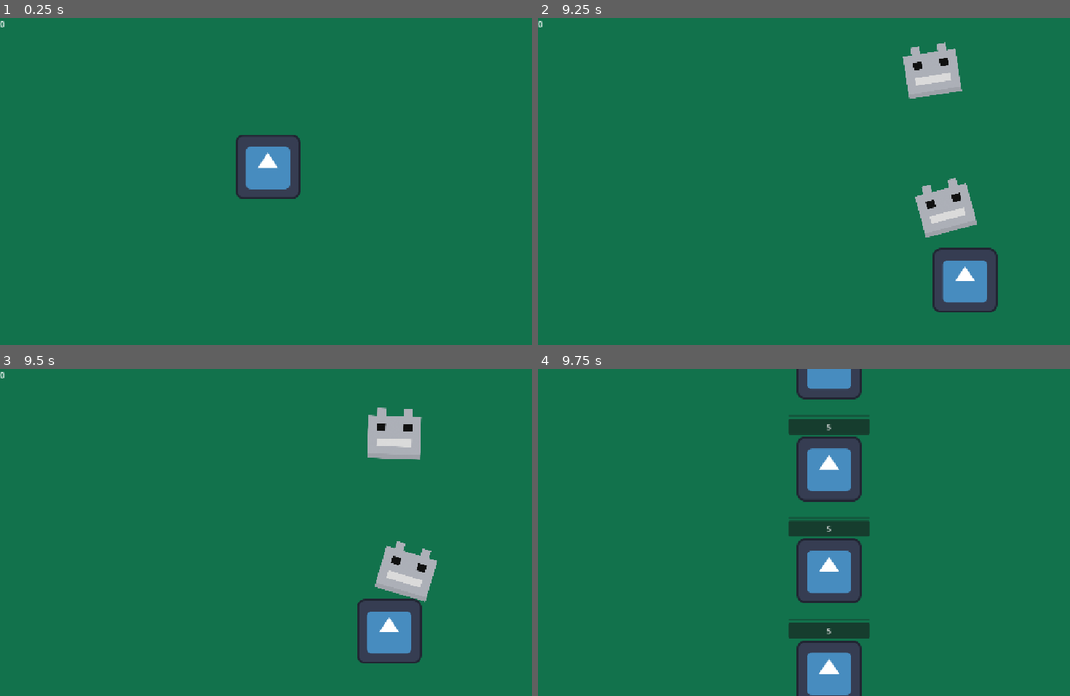
Above: before the commit, frames 1-4 (two rows, left to right).
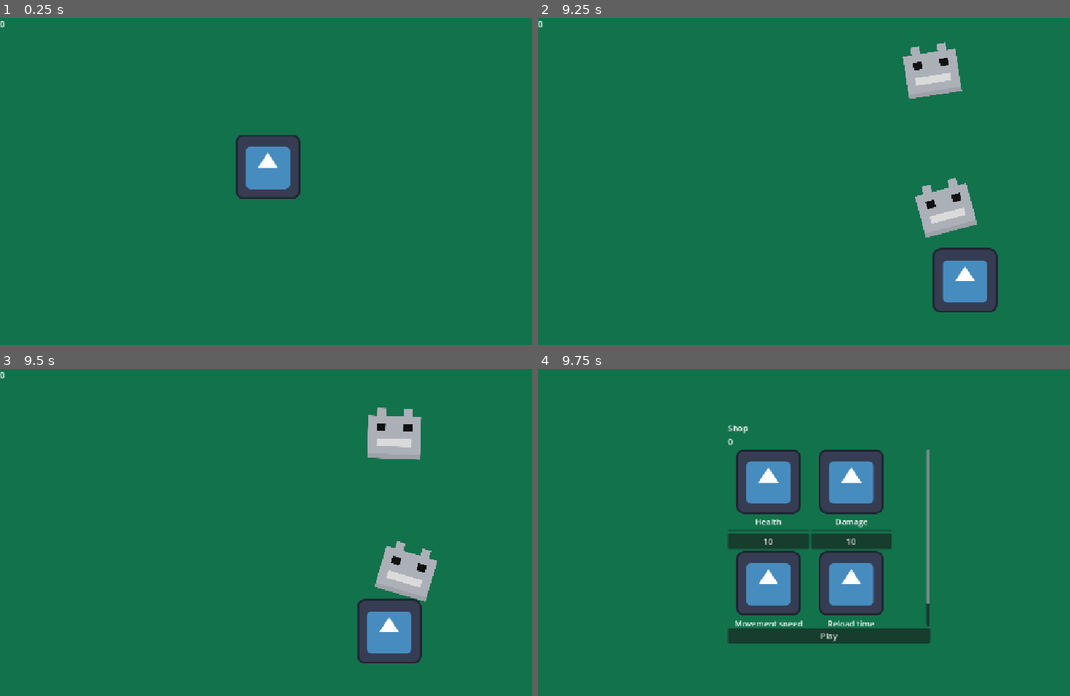
Above: after the commit, the same moments.

Repository: NxtCreator/little-archery
Game: Godot game, scene res://scenes/main.tscn
Same seed, same stepped clock (60 frames per second), same inputs: the game is played once before the commit and once after it. The engine's default icon, where the game draws it, is replaced by a stand-in: a white triangle on a blue panel in a dark square.
Inputs (mouse positions are in pixels of both pictures, inside the frame that each line leads up to):
- Up to frame 1 (0.25 s): no input
- Up to frame 2 (9.25 s): tap Enter at 0.5 s; move the mouse to (958, 165) at 0.52 s; hold D (move_right) 0.53-1.28 s; tap Alt every 1.5 s from 0.6 to 8.1 s; click (958, 165) at 0.67 s; move the mouse to (713, 197) at 1.27 s; hold S (move_down) 1.28-2.03 s; tap Shift every 1.5 s from 1.35 to 8.85 s; move the mouse to (889, 109) at 2.02 s; hold D (move_right) 2.03-2.78 s; move the mouse to (798, 246) at 2.77 s; hold W (move_up) 2.78-3.53 s; click (798, 246) at 2.92 s; move the mouse to (1006, 230) at 3.52 s; hold A (move_left) 3.53-5.03 s; move the mouse to (655, 132) at 4.27 s; move the mouse to (857, 181) at 5.02 s; hold S (move_down) 5.03-5.78 s; click (857, 181) at 5.17 s; move the mouse to (740, 99) at 5.77 s; hold D (move_right) 5.78-6.53 s; move the mouse to (958, 165) at 6.52 s; hold W (move_up) 6.53-7.28 s; move the mouse to (713, 197) at 7.27 s; hold D (move_right) 7.28-8.03 s; click (713, 197) at 7.42 s; move the mouse to (889, 109) at 8.02 s; hold S (move_down) 8.03-8.78 s; move the mouse to (798, 246) at 8.77 s; hold A (move_left) from 8.78 s (still down)
- Up to frame 3 (9.5 s): keep holding A (move_left)
- Up to frame 4 (9.75 s): move the mouse to (1006, 581) at 9.52 s; release A (move_left) at 9.53 s; hold W (move_up) from 9.53 s (still down); tap Alt at 9.6 s; click (1006, 581) at 9.67 s

Frames 1-3 are identical in both runs. In frame 4, 19% of the frame differs, in the area x 35-74%, y 0-100%.

Commit message:
Arrange shop cards in a 2-column grid inside a scroll container with Play pinned below

Diff:
--- a/scenes/shop.tscn
+++ b/scenes/shop.tscn
@@ -36,29 +36,41 @@
 layout_mode = 2
 script = ExtResource("1_lx5au")
 
-[node name="DamageCard" parent="VBoxContainer" unique_id=530761963 instance=ExtResource("3_1l46r")]
+[node name="ScrollContainer" type="ScrollContainer" parent="VBoxContainer" unique_id=1281359225]
+custom_minimum_size = Vector2(400, 350)
 layout_mode = 2
+
+[node name="GridContainer" type="GridContainer" parent="VBoxContainer/ScrollContainer" unique_id=1352339597]
+layout_mode = 2
+columns = 2
+
+[node name="HealthCard" parent="VBoxContainer/ScrollContainer/GridContainer" unique_id=530761963 instance=ExtResource("3_1l46r")]
+layout_mode = 2
+upgrade_name = "Health"
 upgrade_icon = ExtResource("4_032fp")
-upgrade_price = 5
+upgrade_price = 10
+upgrade_id = "health"
+
+[node name="DamageCard" parent="VBoxContainer/ScrollContainer/GridContainer" unique_id=471431918 instance=ExtResource("3_1l46r")]
+layout_mode = 2
+upgrade_name = "Damage"
+upgrade_icon = ExtResource("4_032fp")
+upgrade_price = 10
 upgrade_id = "damage"
 
-[node name="HealthCard" parent="VBoxContainer" unique_id=471431918 instance=ExtResource("3_1l46r")]
+[node name="SpeedCard" parent="VBoxContainer/ScrollContainer/GridContainer" unique_id=542578279 instance=ExtResource("3_1l46r")]
 layout_mode = 2
+upgrade_name = "Movement speed"
 upgrade_icon = ExtResource("4_032fp")
-upgrade_price = 5
-upgrade_id = "damage"
+upgrade_price = 10
+upgrade_id = "speed"
 
-[node name="SpeedCard" parent="VBoxContainer" unique_id=542578279 instance=ExtResource("3_1l46r")]
+[node name="ReloadCard" parent="VBoxContainer/ScrollContainer/GridContainer" unique_id=839631765 instance=ExtResource("3_1l46r")]
 layout_mode = 2
+upgrade_name = "Reload time"
 upgrade_icon = ExtResource("4_032fp")
-upgrade_price = 5
-upgrade_id = "damage"
-
-[node name="ReloadCard" parent="VBoxContainer" unique_id=839631765 instance=ExtResource("3_1l46r")]
-layout_mode = 2
-upgrade_icon = ExtResource("4_032fp")
-upgrade_price = 5
-upgrade_id = "damage"
+upgrade_price = 10
+upgrade_id = "reload"
 
 [node name="PlayButton" type="Button" parent="VBoxContainer" unique_id=1574995387]
 layout_mode = 2
